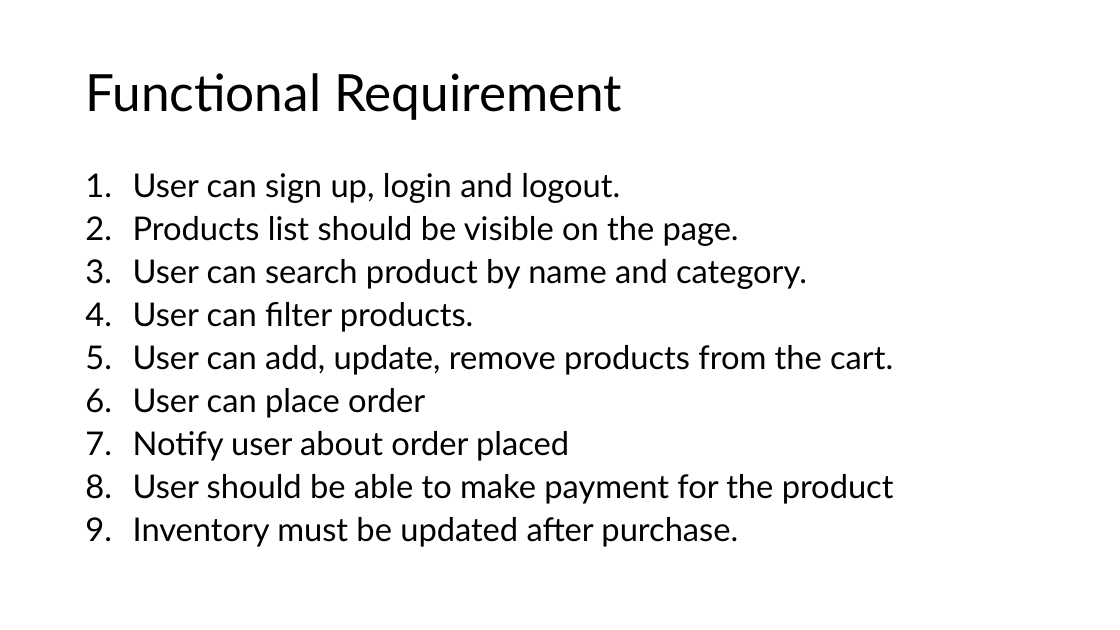
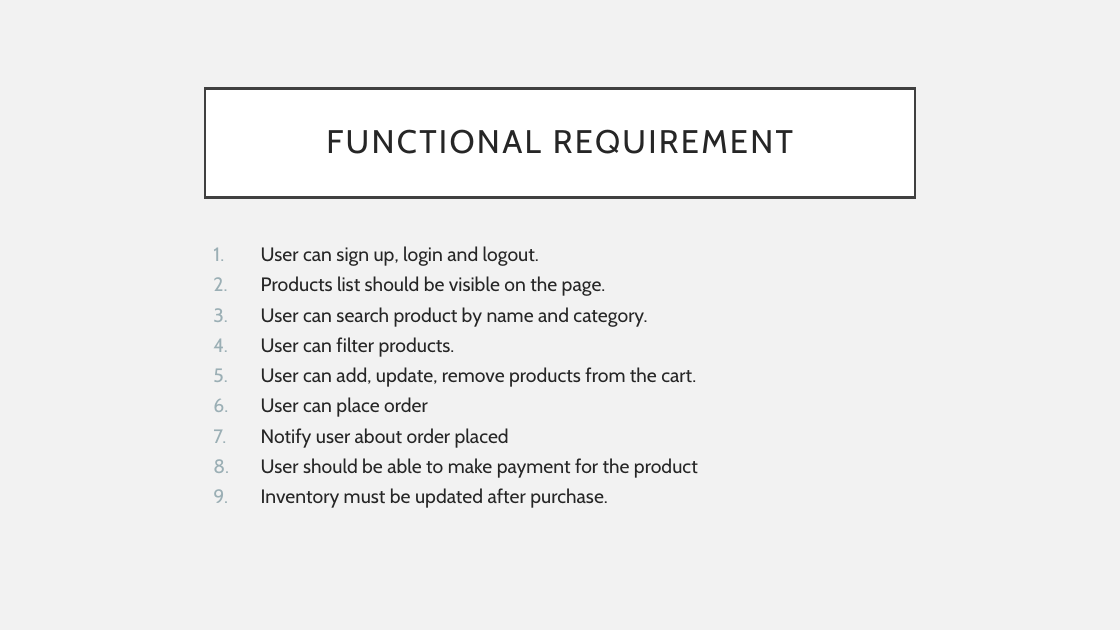
Before and after one commit to demorishi/ecommerce-demo, a slide deck: slide 3 of Documentation/E-Commerce Case Study.pptx. Drawn at 1120x630 pixels with LibreOffice and Linux fonts; fonts in the diff are those of the drawing. Boxes give left, top, right and bottom in pixels: in the first picture for what was removed or moved away, otherwise in the second. Text is boxed around its words. In the diff, an @@ line names an element or a change of style, - is before the commit and + after.

```diff
--- a/Documentation/E-Commerce Case Study.pptx
+++ b/Documentation/E-Commerce Case Study.pptx
@@ background #FFFFFF to #F2F2F2 @@
@@ title "FUNCTIONAL REQUIREMENT": place and size @@
-title "FUNCTIONAL REQUIREMENT" at (85, 73, 622, 120)
+title "FUNCTIONAL REQUIREMENT" at (205, 88, 915, 197)
@@ title "FUNCTIONAL REQUIREMENT" at (205, 88, 915, 197): fill none to #FFFFFF; outline none to #404040 2.5 pt @@
@@ title at (326, 129, 793, 154): text changed; size 44 to 28 pt; font Lato to Cabin; text colour #000000 to #262626 @@
-Functional Requirement
+FUNCTIONAL REQUIREMENT
@@ text "User can sign up, login ...": place and size @@
-text "User can sign up, login ..." at (133, 173, 894, 547)
+text "User can sign up, login ..." at (261, 246, 698, 508)
@@ text "User can sign up, login ..." at (261, 246, 698, 508): size 28 to 16.6 pt, font Lato to Cabin, text colour #000000 to #262626 @@
```
Also in this commit, not shown: 8 other slides changed, 3 slides added, 6 other files.
